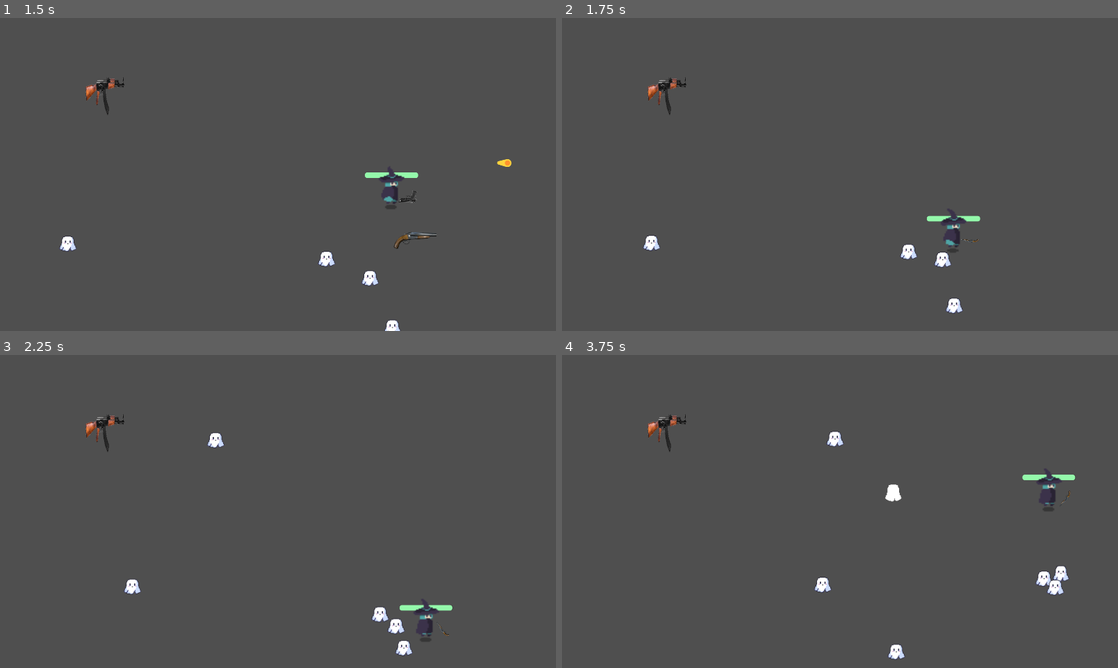
Above: before the commit, frames 1-4 (two rows, left to right).
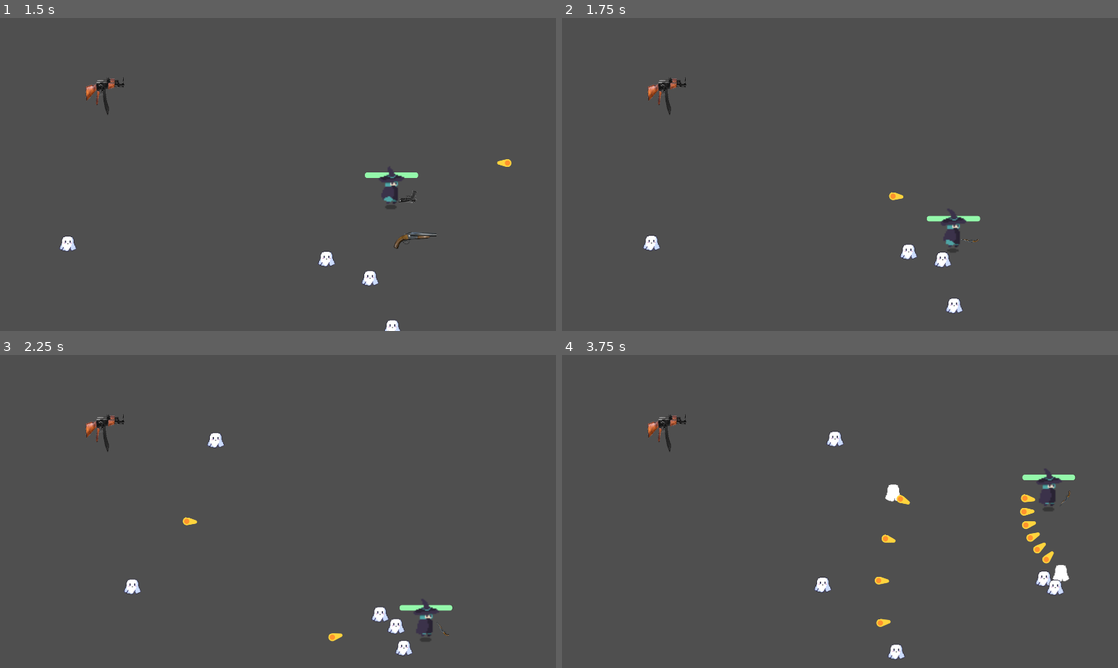
Above: after the commit, the same moments.

Repository: BenjaminHolt362/untitledmazegame
Game: Godot game, scene res://game/game.tscn
Same seed, same stepped clock (60 frames per second), same inputs: the game is played once before the commit and once after it.
Inputs (mouse positions are in pixels of both pictures, inside the frame that each line leads up to):
- Up to frame 1 (1.5 s): move the mouse to (400, 158) at 0.52 s; hold D (move_right) 0.53-1.28 s; move the mouse to (166, 190) at 1.27 s; hold S (move_down) from 1.28 s (still down)
- Up to frame 2 (1.75 s): keep holding S (move_down)
- Up to frame 3 (2.25 s): move the mouse to (333, 442) at 2.02 s; release S (move_down) at 2.03 s; hold D (move_right) from 2.03 s (still down)
- Up to frame 4 (3.75 s): move the mouse to (812, 574) at 2.77 s; release D (move_right) at 2.78 s; hold W (move_up) 2.78-3.53 s; move the mouse to (1006, 558) at 3.52 s; hold A (move_left) from 3.53 s (still down)

Frame 1 is identical in both runs. In frame 2, less than 0.1% of the frame differs, in the area x 58-62%, y 55-59%; in frame 3, 0.1%; in frame 4, 0.6%, in the area x 56-92%, y 44-87%.

Commit message:
add basic sounds

Diff:
--- a/bullet/bullet.tscn
+++ b/bullet/bullet.tscn
@@ -9,7 +9,7 @@
 [node name="Bullet" type="Area2D"]
 top_level = true
 collision_layer = 0
-collision_mask = 3
+collision_mask = 2
 script = ExtResource("1_fw1yq")
 
 [node name="Projectile" type="Sprite2D" parent="."]
--- a/game/game.gd
+++ b/game/game.gd
@@ -1,5 +1,7 @@
 extends Node2D
 
+func _ready():
+	$AudioStreamPlayer2D.play()
 
 func spawn_mob() -> void:
 	var _new_mob = preload("res://ghost/ghost.tscn").instantiate()
--- a/game/game.tscn
+++ b/game/game.tscn
@@ -1,9 +1,10 @@
-[gd_scene load_steps=7 format=3 uid="uid://tkbss6j561io"]
+[gd_scene load_steps=8 format=3 uid="uid://tkbss6j561io"]
 
 [ext_resource type="PackedScene" uid="uid://c4rr10136c3fa" path="res://player/player.tscn" id="1_f1evh"]
 [ext_resource type="Script" path="res://game/game.gd" id="1_h1umf"]
 [ext_resource type="PackedScene" uid="uid://dht3mhwbccm6o" path="res://pickups/ak47Pickup.tscn" id="3_qh8tq"]
 [ext_resource type="PackedScene" uid="uid://c22yiec62ysfy" path="res://pickups/shotgunPickup.tscn" id="4_p08gt"]
+[ext_resource type="AudioStream" uid="uid://b8x3x0m8qvtq" path="res://sounds/music.mp3" id="5_du6y4"]
 
 [sub_resource type="Curve2D" id="Curve2D_fqpfy"]
 _data = {
@@ -91,6 +92,10 @@
 [node name="ShotgunPickup" parent="." instance=ExtResource("4_p08gt")]
 position = Vector2(1434, 760)
 
+[node name="AudioStreamPlayer2D" type="AudioStreamPlayer2D" parent="."]
+stream = ExtResource("5_du6y4")
+volume_db = -15.0
+
 [connection signal="health_depleted" from="Player" to="." method="_on_player_health_depleted"]
 [connection signal="timeout" from="Timer" to="." method="_on_timer_timeout"]
 [connection signal="pressed" from="GameOver/ColorRect/VBoxContainer/Button" to="." method="_on_button_pressed"]
--- a/player/player.gd
+++ b/player/player.gd
@@ -23,6 +23,7 @@
 	if overlapping_mobs.size() > 0:
 		_health -= DAMAGE_RATE * overlapping_mobs.size() * delta
 		%ProgressBar.value = _health
+		$AudioStreamPlayer2D.play()
 
 		if _health <= 0.0:
 			health_depleted.emit()
@@ -73,6 +74,7 @@
 
 func shoot() -> void:
 	const BULLET = preload("res://bullet/bullet.tscn")
+	%Gunshot.play()
 
 	if current_gun == GUNS.SHOTGUN:
 		for rotation in range(-3, 3):
@@ -103,6 +105,5 @@
 		area.queue_free()
 
 	elif area.is_in_group("shotgunpickup"):
-		print("ATTEMPING TO CHANGE TO SHOTGUN")
 		change_gun(GUNS.SHOTGUN)
 		area.queue_free()
--- a/player/player.tscn
+++ b/player/player.tscn
@@ -7,6 +7,8 @@
 [ext_resource type="Script" path="res://player/gun.gd" id="6_7f2un"]
 [ext_resource type="Texture2D" uid="uid://b0fbxwgxtqtj0" path="res://guns/pistol.png" id="6_kcupt"]
 [ext_resource type="Texture2D" uid="uid://btu6x4pl4cqs8" path="res://characters/witch/B_witch_run.png" id="7_itbcn"]
+[ext_resource type="AudioStream" uid="uid://2137lxh8xnyo" path="res://sounds/gunshot.wav" id="8_1uy2w"]
+[ext_resource type="AudioStream" uid="uid://dkxgdialirqj5" path="res://sounds/hurt.wav" id="9_vbwqe"]
 
 [sub_resource type="CircleShape2D" id="CircleShape2D_m245r"]
 radius = 29.0
@@ -313,12 +315,21 @@
 unique_name_in_owner = true
 wait_time = 0.5
 
+[node name="Gunshot" type="AudioStreamPlayer2D" parent="Gun"]
+unique_name_in_owner = true
+position = Vector2(-56, 40)
+stream = ExtResource("8_1uy2w")
+volume_db = -20.0
+
 [node name="PickupArea" type="Area2D" parent="."]
 
 [node name="CollisionShape2D" type="CollisionShape2D" parent="PickupArea"]
 position = Vector2(1, -48)
 shape = SubResource("CapsuleShape2D_6hi0j")
 
+[node name="AudioStreamPlayer2D" type="AudioStreamPlayer2D" parent="."]
+stream = ExtResource("9_vbwqe")
+
 [connection signal="health_depleted" from="." to="Gun" method="_on_player_health_depleted"]
 [connection signal="timeout" from="Gun/GunTimer" to="." method="_on_gun_timer_timeout"]
 [connection signal="area_entered" from="PickupArea" to="." method="_on_pickup_area_area_entered"]
Not shown: 1 places in player/player.tscn that only renumber resources
Not shown, added: sounds/gunshot.wav.import
Not shown, added: sounds/hurt.wav.import
Not shown, added: sounds/music.mp3.import
Not shown, added: sounds/gunshot.wav
Not shown, added: sounds/hurt.wav
Not shown, added: sounds/music.mp3
